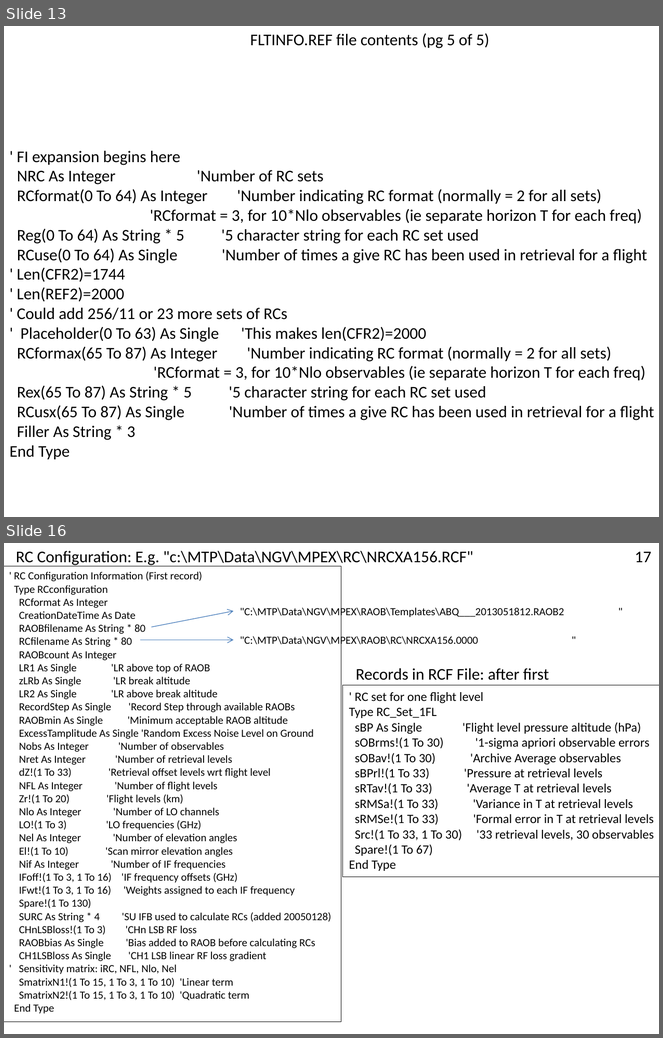
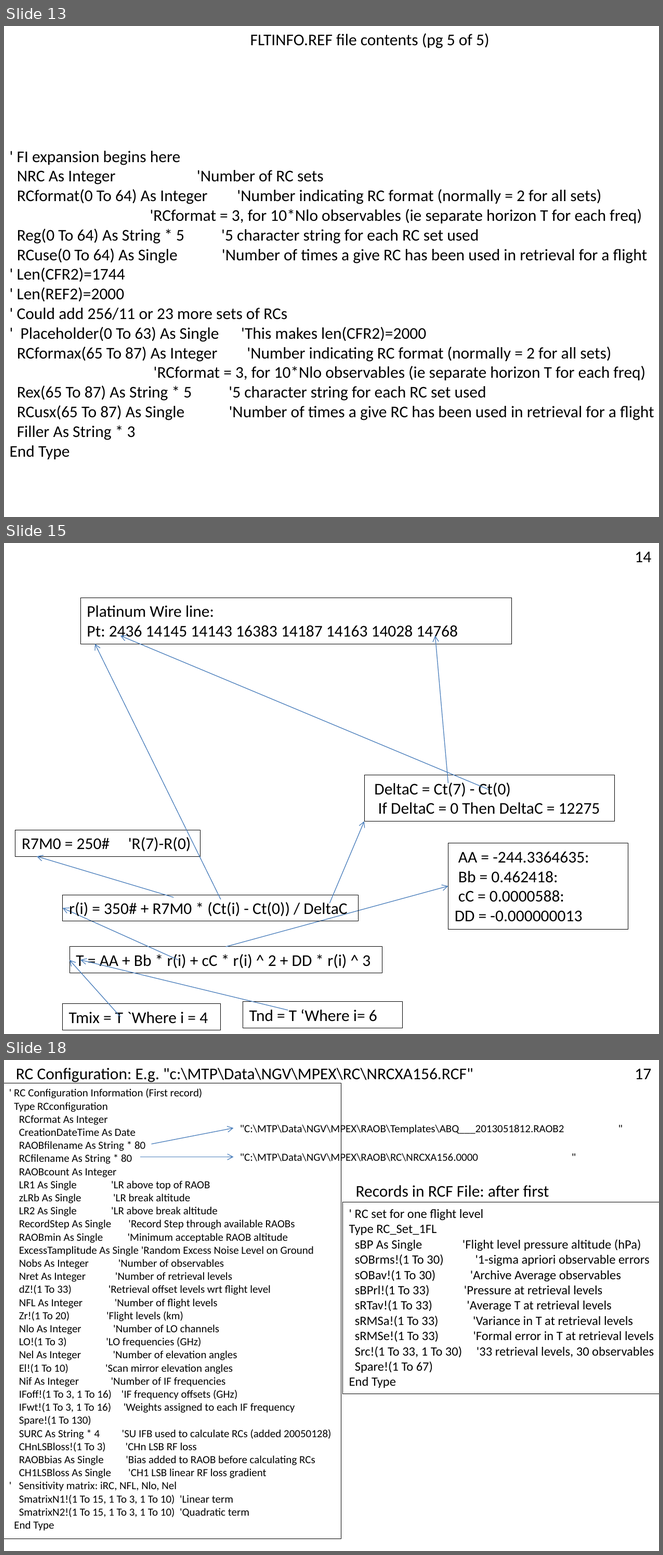
Before and after one commit to NCAR/nimbus, a slide deck: instruments/mtp/doc/MTP-DFD.pptx. Shown one above the other, each under a label of ours: slides 13 and 16 before the commit, slides 13, 15 and 18 after it; the slides between them are not shown. The pictures are 663x1038 and 663x1555 pixels, drawn with LibreOffice and Linux fonts; fonts in the diff are those of the drawing. Boxes give left, top, right and bottom in pixels: in the first picture for what was removed or moved away, otherwise in the second. Text is boxed around its words. In the diff, an @@ line names an element or a change of style, - is before the commit and + after.

```diff
--- a/instruments/mtp/doc/MTP-DFD.pptx
+++ b/instruments/mtp/doc/MTP-DFD.pptx
@@ slide 15 added at bbox=[4, 543, 659, 1034], background #FFFFFF @@
@@ text added at bbox=[635, 551, 651, 562], 18 pt, text #000000 @@
+14
@@ rectangle added at bbox=[80, 598, 512, 644], outline #000000 0.5 pt, 18 pt, text #000000 @@
+Platinum Wire line:
+Pt: 2436 14145 14143 16383 14187 14163 14028 14768
@@ arrow added from (488, 789) to (120, 636), #4B7EBC 0.75 pt @@
@@ arrow added from (448, 783) to (435, 636), #4B7EBC 0.75 pt @@
@@ arrow added from (221, 899) to (95, 644), #4B7EBC 0.75 pt @@
@@ rectangle added at bbox=[364, 775, 614, 822], outline #000000 0.5 pt, 18 pt, text #000000 @@
+DeltaC = Ct(7) - Ct(0)
+If DeltaC = 0 Then DeltaC = 12275
@@ arrow added from (330, 903) to (364, 822), #4B7EBC 0.75 pt @@
@@ rectangle added at bbox=[15, 830, 200, 856], outline #000000 0.5 pt, 18 pt, text #000000 @@
+R7M0 = 250# 'R(7)-R(0)
@@ rectangle added at bbox=[448, 843, 629, 929], outline #000000 0.5 pt, 18 pt, text #000000 @@
+AA = -244.3364635:
+Bb = 0.462418:
+cC = 0.0000588:
+DD = -0.000000013
@@ arrow added from (174, 898) to (37, 857), #4B7EBC 0.75 pt @@
@@ rectangle added at bbox=[62, 895, 359, 921], outline #000000 0.5 pt, 18 pt, text #000000 @@
+r(i) = 350# + R7M0 * (Ct(i) - Ct(0)) / DeltaC
@@ arrow added from (226, 947) to (448, 886), #4B7EBC 0.75 pt @@
@@ arrow added from (178, 961) to (62, 909), #4B7EBC 0.75 pt @@
@@ rectangle added at bbox=[70, 947, 382, 974], outline #000000 0.5 pt, 18 pt, text #000000 @@
+T = AA + Bb * r(i) + cC * r(i) ^ 2 + DD * r(i) ^ 3
@@ arrow added from (120, 1017) to (70, 961), #4B7EBC 0.75 pt @@
@@ arrow added from (288, 1011) to (80, 961), #4B7EBC 0.75 pt @@
@@ rectangle added at bbox=[62, 1004, 221, 1030], outline #000000 0.5 pt, 18 pt, text #000000 @@
+Tmix = T `Where i = 4
@@ rectangle added at bbox=[243, 1002, 403, 1029], outline #000000 0.5 pt, 18 pt, text #000000 @@
+Tnd = T ‘Where i= 6
@@ what was slide 16 is now slide 18 @@
```
Also in this commit, not shown: 2 slides changed, 3 other slides added, 2 slides removed.
